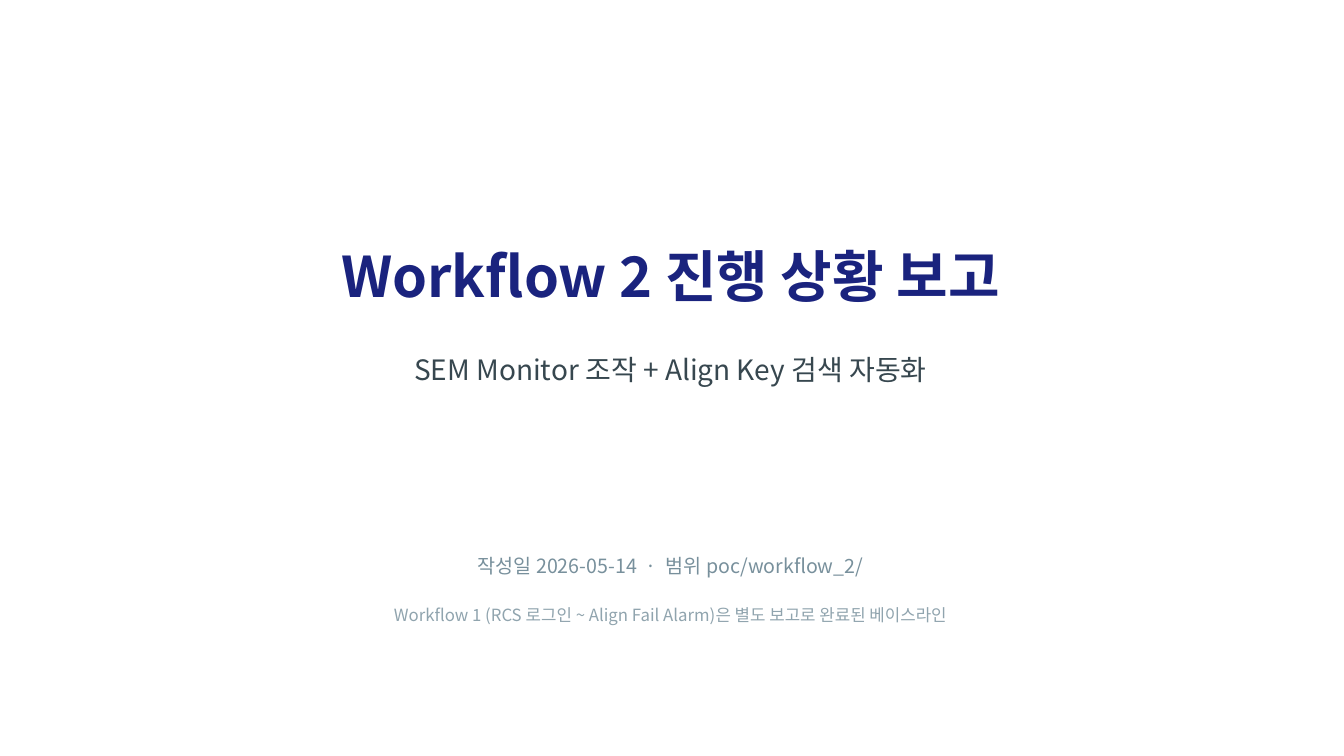
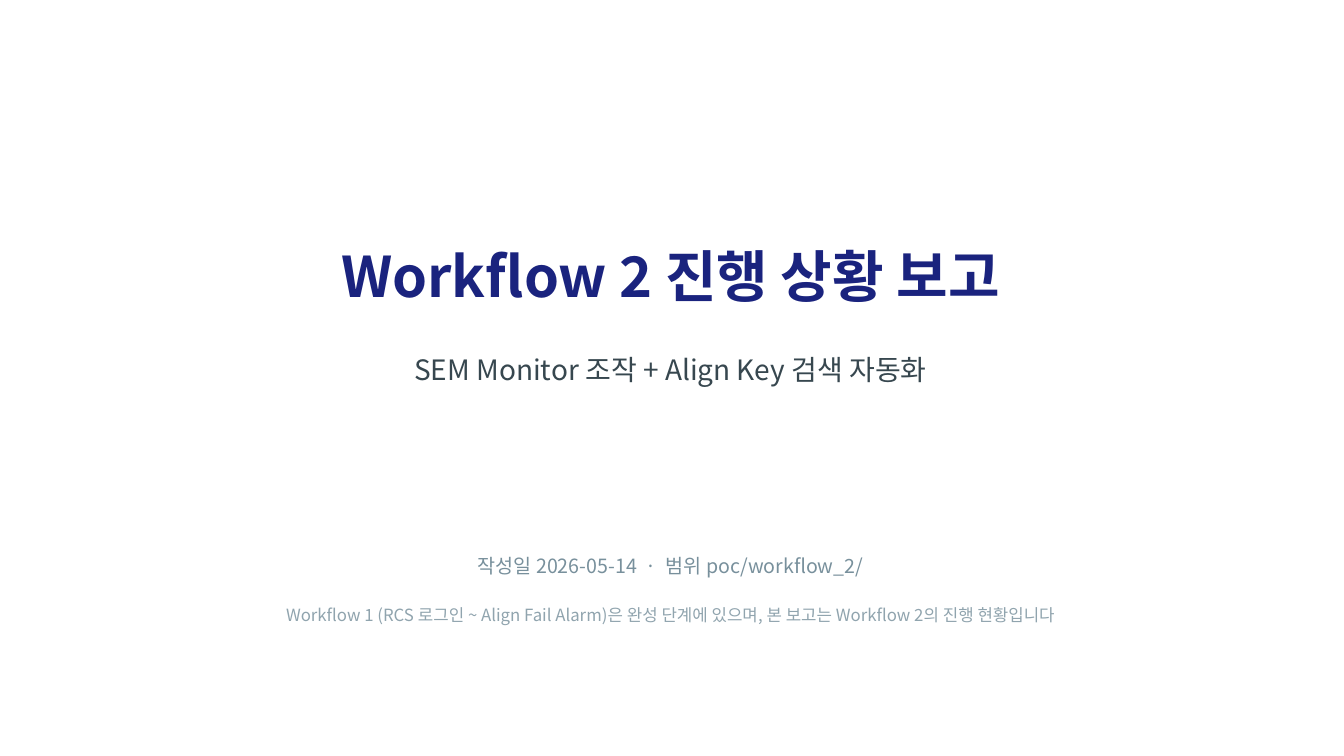
Before and after one commit to DarrenKoi/auto_recipe_creator, a slide deck: slide 1 of poc/workflow_2/docs/workflow_2_status_report.pptx. Drawn at 1344x756 pixels with LibreOffice and Linux fonts; fonts in the diff are those of the drawing. Boxes give left, top, right and bottom in pixels: in the first picture for what was removed or moved away, otherwise in the second. Text is boxed around its words. In the diff, an @@ line names an element or a change of style, - is before the commit and + after.

```diff
--- a/poc/workflow_2/docs/workflow_2_status_report.pptx
+++ b/poc/workflow_2/docs/workflow_2_status_report.pptx
@@ text at box(286, 607, 1055, 625): text changed @@
-Workflow 1 (RCS 로그인 ~ Align Fail Alarm)은 별도 보고로 완료된 베이스라인
+Workflow 1 (RCS 로그인 ~ Align Fail Alarm)은 완성 단계에 있으며, 본 보고는 Workflow 2의 진행 현황입니다
```
Also in this commit, not shown: 3 other slides changed, 2 other files.
